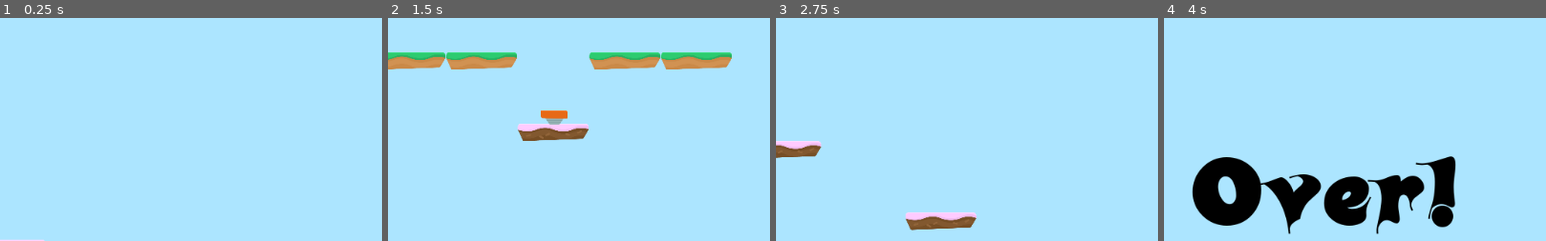
Above: before the commit, frames 1-4 (left to right).
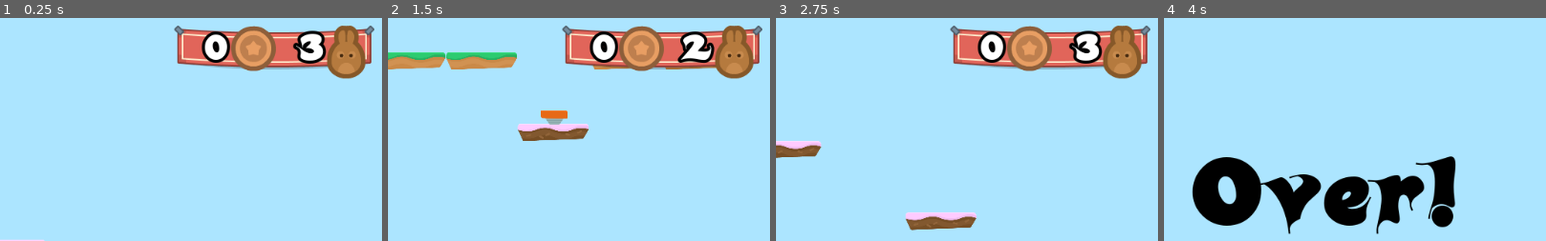
Above: after the commit, the same moments.

Repository: jruizluque/Godot2D_HoppyDays_3.1
Game: Godot game, scene res://Levels/Level1.tscn
Same seed, same stepped clock (60 frames per second), same inputs: the game is played once before the commit and once after it.
Inputs (mouse positions are % of the whole screen's width and height, from its top left):
- Up to frame 1 (0.25 s): no input
- Up to frame 2 (1.5 s): hold D (right) from 0.53 s (still down); tap W (jump) at 0.77 s
- Up to frame 3 (2.75 s): tap W (jump) at 1.52 s; release D (right) at 2 s; click (33, 64) at 2 s
- Up to frame 4 (4 s): hold A (left) 2.78-3.53 s; hold D (right) from 3.53 s (still down); tap W (jump) at 3.77 s
The pictures show only the part of the screen within x 49-99%, y 1-51%; the shares and areas given below are measured in that part.

The runs differ from the first frame. In frame 1, 9.2% of the frame differs, in the area x 45-98%, y 3-28%; in frame 2, 9.0%; in frame 3, 9.2%; in frame 4, nothing differs.

Commit message:
Information to the Player - Making a GUI

Diff:
--- /dev/null
+++ b/GUI/GUI.gd
@@ -0,0 +1,7 @@
+extends CanvasLayer
+
+#func _ready():
+#	$Control/TextureRect/HBoxContainer/LifeCount.text = "3"
+
+func update_lives(lives_left):
+	$Control/TextureRect/HBoxContainer/LifeCount.text = str(lives_left)
--- /dev/null
+++ b/GUI/GUI.tscn
@@ -0,0 +1,70 @@
+[gd_scene load_steps=7 format=2]
+
+[ext_resource path="res://GUI/GUI.gd" type="Script" id=1]
+[ext_resource path="res://GFX/HUD/bannerHanging.png" type="Texture" id=2]
+[ext_resource path="res://Fonts/candles_.ttf" type="DynamicFontData" id=3]
+[ext_resource path="res://GFX/HUD/coin_bronze.png" type="Texture" id=4]
+[ext_resource path="res://GFX/HUD/lifes.png" type="Texture" id=5]
+
+[sub_resource type="DynamicFont" id=1]
+size = 48
+outline_size = 4
+outline_color = Color( 0, 0, 0, 1 )
+use_filter = true
+font_data = ExtResource( 3 )
+
+[node name="GUI" type="CanvasLayer" groups=[
+"GUI",
+]]
+script = ExtResource( 1 )
+
+[node name="Control" type="Control" parent="."]
+anchor_right = 1.0
+anchor_bottom = 1.0
+
+[node name="TextureRect" type="TextureRect" parent="Control"]
+anchor_left = 1.0
+anchor_right = 1.0
+margin_left = -286.0
+margin_top = 18.0
+margin_bottom = 59.0
+texture = ExtResource( 2 )
+
+[node name="HBoxContainer" type="HBoxContainer" parent="Control/TextureRect"]
+anchor_right = 1.0
+anchor_bottom = 1.0
+margin_left = 12.0
+margin_right = -30.0
+margin_bottom = -12.0
+alignment = 1
+
+[node name="CoinCount" type="Label" parent="Control/TextureRect/HBoxContainer"]
+margin_top = 4.0
+margin_right = 60.0
+margin_bottom = 66.0
+size_flags_horizontal = 3
+custom_fonts/font = SubResource( 1 )
+text = "0"
+align = 2
+
+[node name="CoinIcon" type="TextureRect" parent="Control/TextureRect/HBoxContainer"]
+margin_left = 64.0
+margin_right = 124.0
+margin_bottom = 71.0
+texture = ExtResource( 4 )
+
+[node name="LifeCount" type="Label" parent="Control/TextureRect/HBoxContainer"]
+margin_left = 128.0
+margin_top = 4.0
+margin_right = 188.0
+margin_bottom = 66.0
+size_flags_horizontal = 3
+custom_fonts/font = SubResource( 1 )
+text = "0"
+align = 2
+
+[node name="LifeIcon" type="TextureRect" parent="Control/TextureRect/HBoxContainer"]
+margin_left = 192.0
+margin_right = 244.0
+margin_bottom = 71.0
+texture = ExtResource( 5 )
--- a/Levels/GameState.gd
+++ b/Levels/GameState.gd
@@ -4,12 +4,17 @@
 
 func _ready():
 	add_to_group("Gamestate")
+	update_GUI()
 
 func hurt():
 	lives -= 1
 	$Player.hurt()
+	update_GUI()
 	if lives < 0:
 		end_game()
 
+func update_GUI():
+	get_tree().call_group("GUI", "update_lives", lives)
+
 func end_game():
 	get_tree().change_scene("res://Levels/GameOver.tscn")
--- a/Levels/Level1.tscn
+++ b/Levels/Level1.tscn
@@ -6,6 +6,7 @@
 [ext_resource path="res://Hazards/SpikesTop.tscn" type="PackedScene" id=4]
 [ext_resource path="res://Items/JumpPad.tscn" type="PackedScene" id=5]
 [ext_resource path="res://SFX/Chiptune_Adventures_1.ogg" type="AudioStream" id=6]
+[ext_resource path="res://GUI/GUI.tscn" type="PackedScene" id=7]
 
 [node name="Level1" type="Node2D"]
 script = ExtResource( 1 )
@@ -29,6 +30,7 @@
 position = Vector2( 749.477, 1381.72 )
 
 [node name="JumpsPads" type="Node" parent="."]
+editor/display_folded = true
 
 [node name="JumpPad" parent="JumpsPads" instance=ExtResource( 5 )]
 position = Vector2( 3394.36, 1758.16 )
@@ -40,3 +42,5 @@
 stream = ExtResource( 6 )
 volume_db = -5.0
 autoplay = true
+
+[node name="GUI" parent="." instance=ExtResource( 7 )]
--- a/Player/Player.tscn
+++ b/Player/Player.tscn
@@ -28,7 +28,6 @@
 [node name="PlayerAnimation" parent="." instance=ExtResource( 2 )]
 
 [node name="Camera2D" type="Camera2D" parent="."]
-editor/display_folded = true
 position = Vector2( 1000, 0 )
 current = true
 zoom = Vector2( 4, 4 )
Not shown: 1 places in Levels/Level1.tscn that only renumber resources
